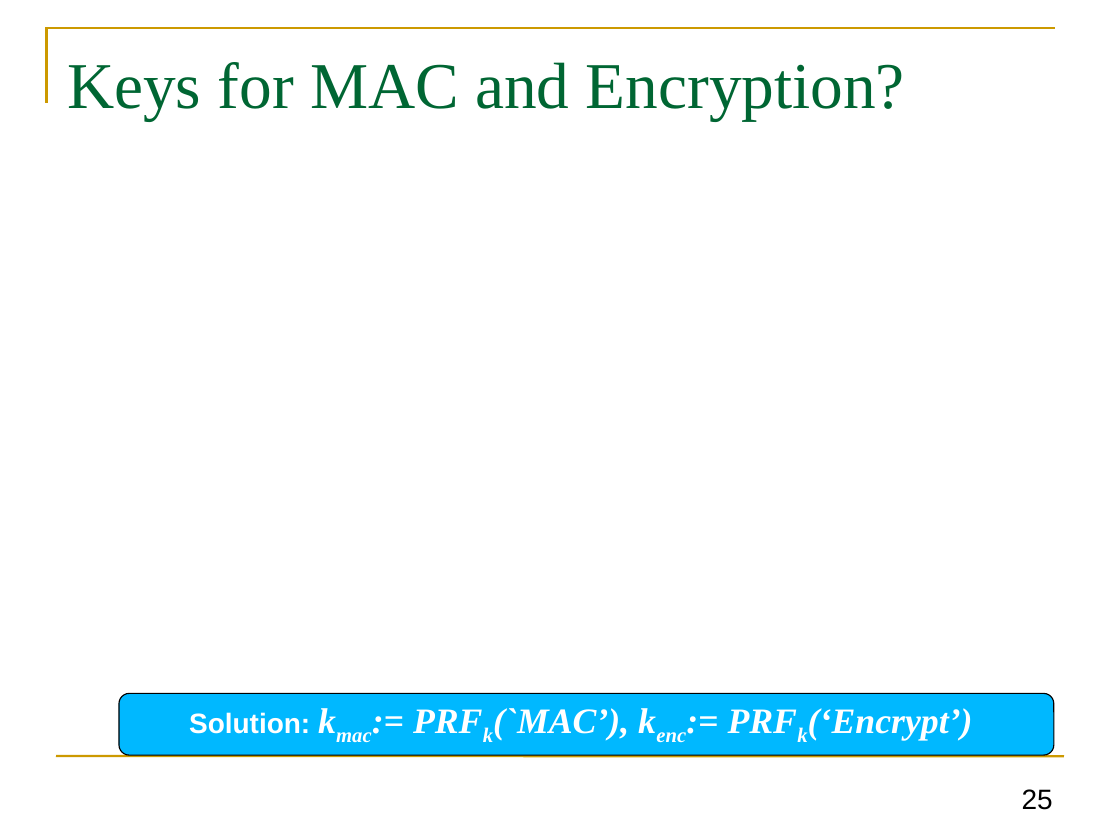
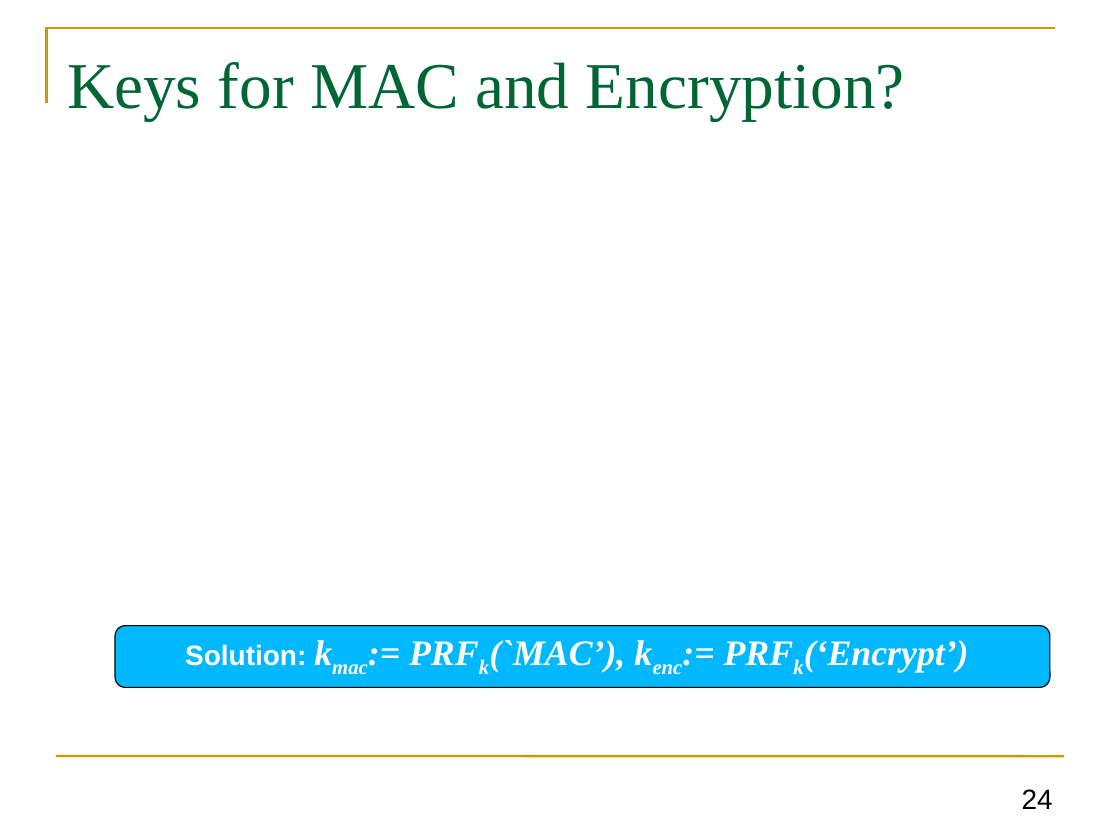
Before and after one commit to GhadaAlmashaqbeh/GhadaAlmashaqbeh.github.io, a slide deck: slide 24 of courses/cse3400-f2025/lecture5.pptx (slide 25 before the commit). Drawn at 1120x840 pixels with LibreOffice and Linux fonts; fonts in the diff are those of the drawing; grey boxes stand for pictures. Boxes give left, top, right and bottom in pixels: in the first picture for what was removed or moved away, otherwise in the second. Text is boxed around its words. In the diff, an @@ line names an element or a change of style, - is before the commit and + after.

```diff
--- a/courses/cse3400-f2025/lecture5.pptx
+++ b/courses/cse3400-f2025/lecture5.pptx
@@ rounded rectangle "Solution: kmac:= PRFk(`MAC’), kenc:= PRFk(‘Encrypt’)": place and size @@
-rounded rectangle "Solution: kmac:= PRFk(`MAC’), kenc:= PRFk(‘Encrypt’)" at [119,693,1054,755]
+rounded rectangle "Solution: kmac:= PRFk(`MAC’), kenc:= PRFk(‘Encrypt’)" at [115,626,1051,688]
@@ page number at [1022,789,1053,809]: text changed @@
-25
+24
```
Also in this commit, not shown: 5 other slides changed, 1 slide removed, 4 other files.
